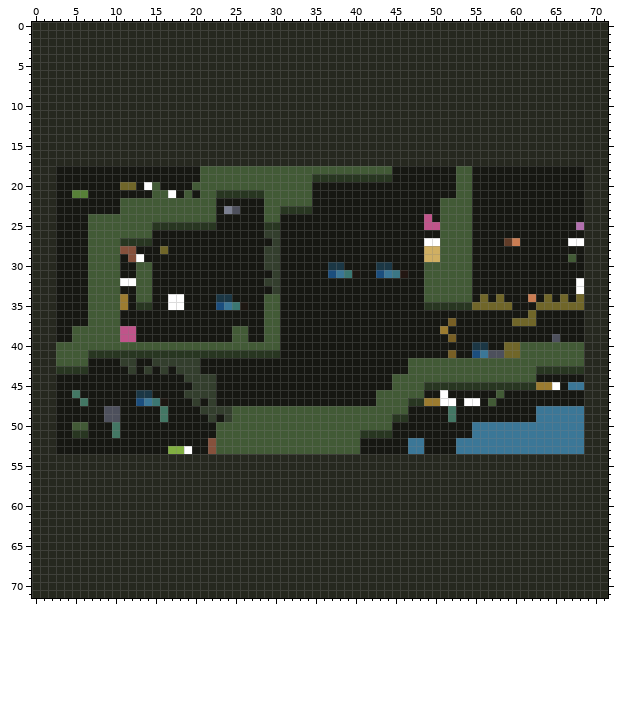
Two versions of one sprite sheet, 003level.png. The first picture shows the starting point.
The file is 72x72 pixels.
The same view after the edit:
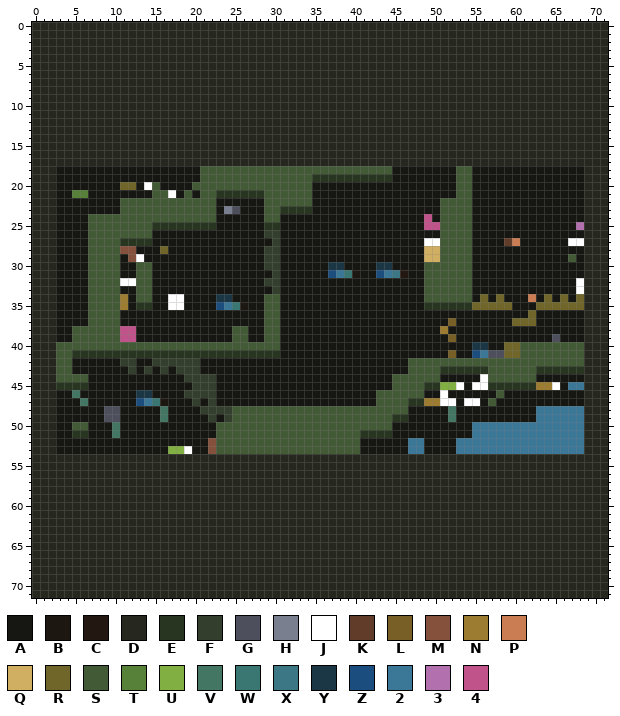
Palette (. is transparent): A #161712  B #1d1712  C #231712  D #26281f  E #283621  F #333e2d  G #4d505c  H #7a7f90  J #ffffff  K #613c28  L #775f25  M #86513c  N #9c7c30  P #ca7d53  Q #d0af62  R #706629  S #425a36  T #578038  U #81af41  V #437764  W #3b7772  X #3b7785  Y #1b3745  Z #1b4e7e  2 #3b7797  3 #b270ae  4 #c0548a
The exact change:
{"y":41,"x":5,"old":"SS","new":"EE"}
{"y":42,"x":5,"old":"SS","new":"AA"}
{"y":43,"x":3,"old":"EEEE","new":"SSAA"}
{"y":43,"x":51,"old":"SSSSSS","new":"EEEEEE"}
{"y":44,"x":3,"old":"AAAA","new":"SSSS"}
{"y":44,"x":51,"old":"SSSSSS","new":"AAAAAJ"}
{"y":45,"x":3,"old":"AAAA","new":"EEEE"}
{"y":45,"x":51,"old":"EEEEEE","new":"UUJAJJ"}
{"label":"changed","picture_box":[56,350,88,390]}
{"label":"changed","picture_box":[440,366,488,390]}
